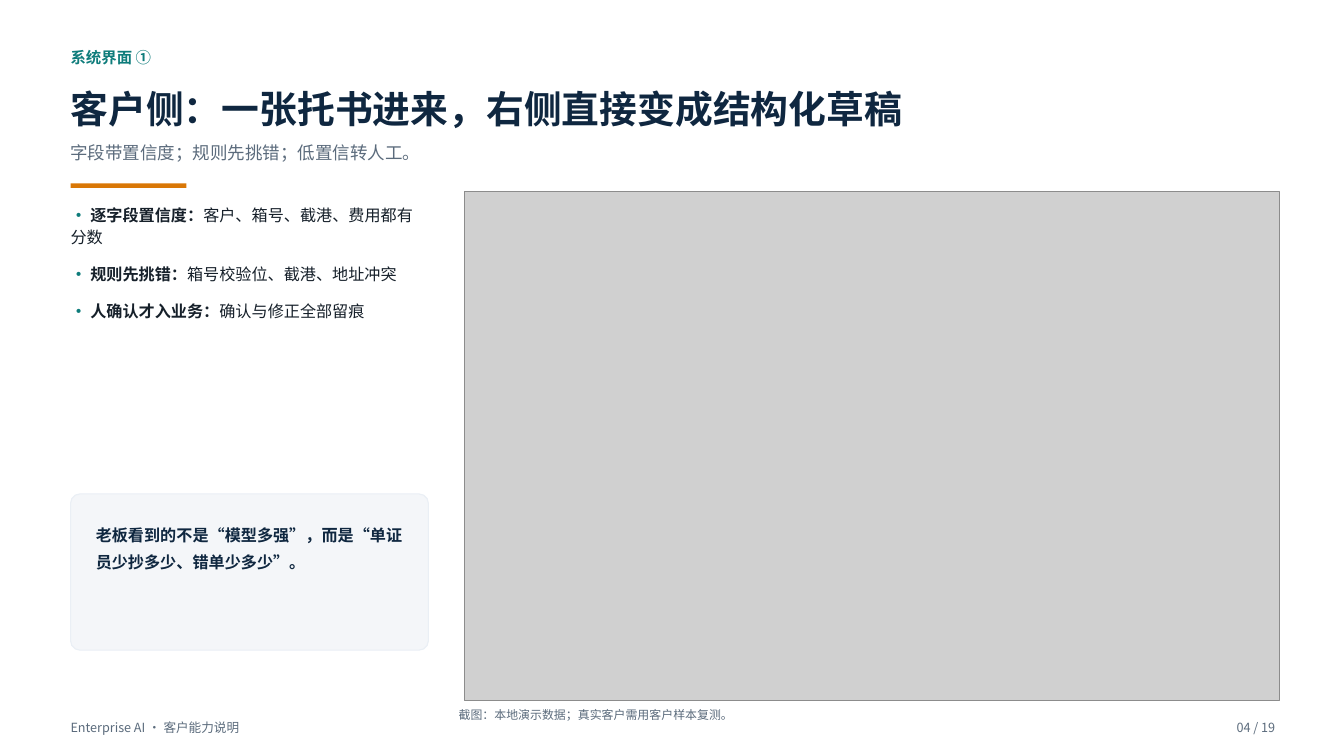
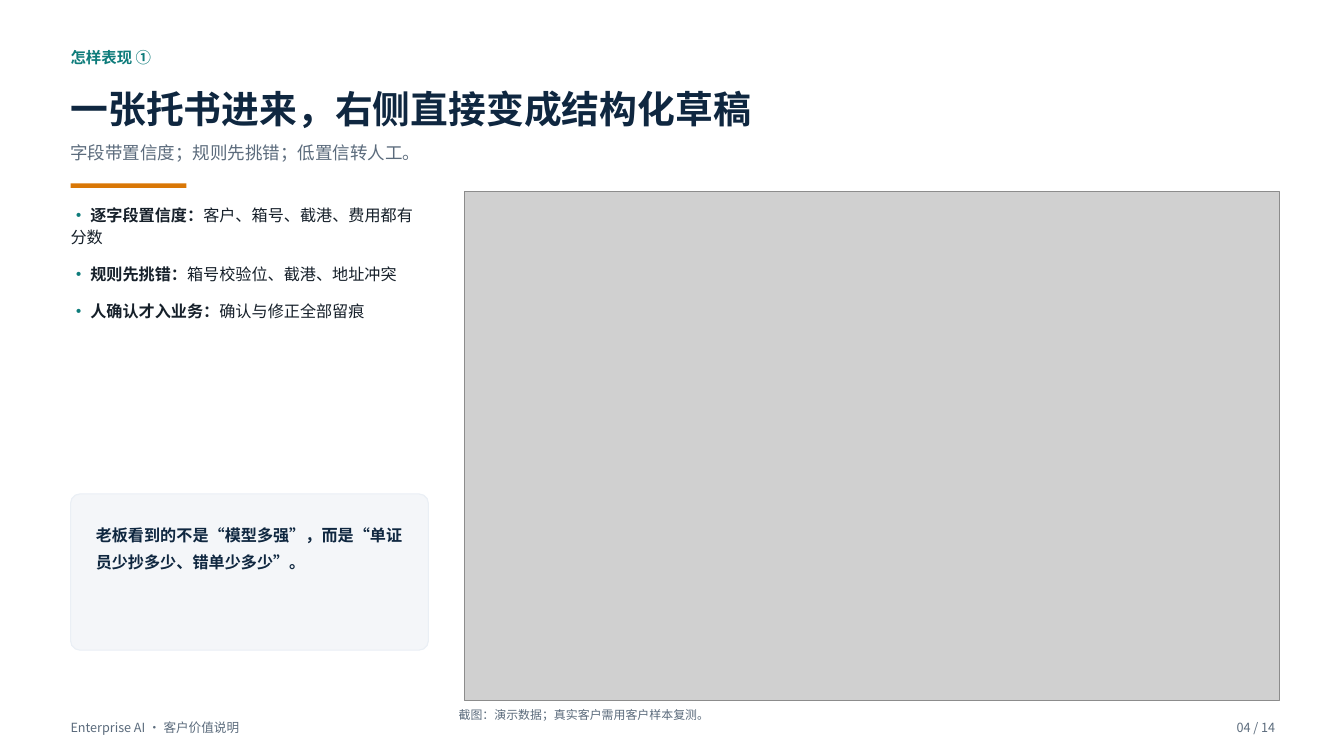
Before and after one commit to roma007/Enterprise-AI, a slide deck: slide 4 of 会客包/reports/客户老板版_系统能力介绍_2026-11-05.pptx. Drawn at 1344x756 pixels with LibreOffice and Linux fonts; fonts in the diff are those of the drawing; grey boxes stand for pictures. Boxes give left, top, right and bottom in pixels: in the first picture for what was removed or moved away, otherwise in the second. Text is boxed around its words. In the diff, an @@ line names an element or a change of style, - is before the commit and + after.

Commit message:
docs: 重做客户老板版 PPT，聚焦价值与落地

```diff
--- a/会客包/reports/客户老板版_系统能力介绍_2026-11-05.pptx
+++ b/会客包/reports/客户老板版_系统能力介绍_2026-11-05.pptx
@@ text at [71, 50, 151, 65]: text changed @@
-系统界面 ①
+怎样表现 ①
@@ text at [71, 90, 751, 128]: text changed @@
-客户侧：一张托书进来，右侧直接变成结构化草稿
+一张托书进来，右侧直接变成结构化草稿
@@ text at [459, 709, 709, 721]: text changed @@
-截图：本地演示数据；真实客户需用客户样本复测。
+截图：演示数据；真实客户需用客户样本复测。
@@ text at [71, 721, 240, 735]: text changed @@
-Enterprise AI · 客户能力说明
+Enterprise AI · 客户价值说明
@@ text at [1237, 722, 1275, 732]: text changed @@
-04 / 19
+04 / 14
```
Also in this commit, not shown: 11 other slides changed, 2 slides added, 7 slides removed, 2 other files.
